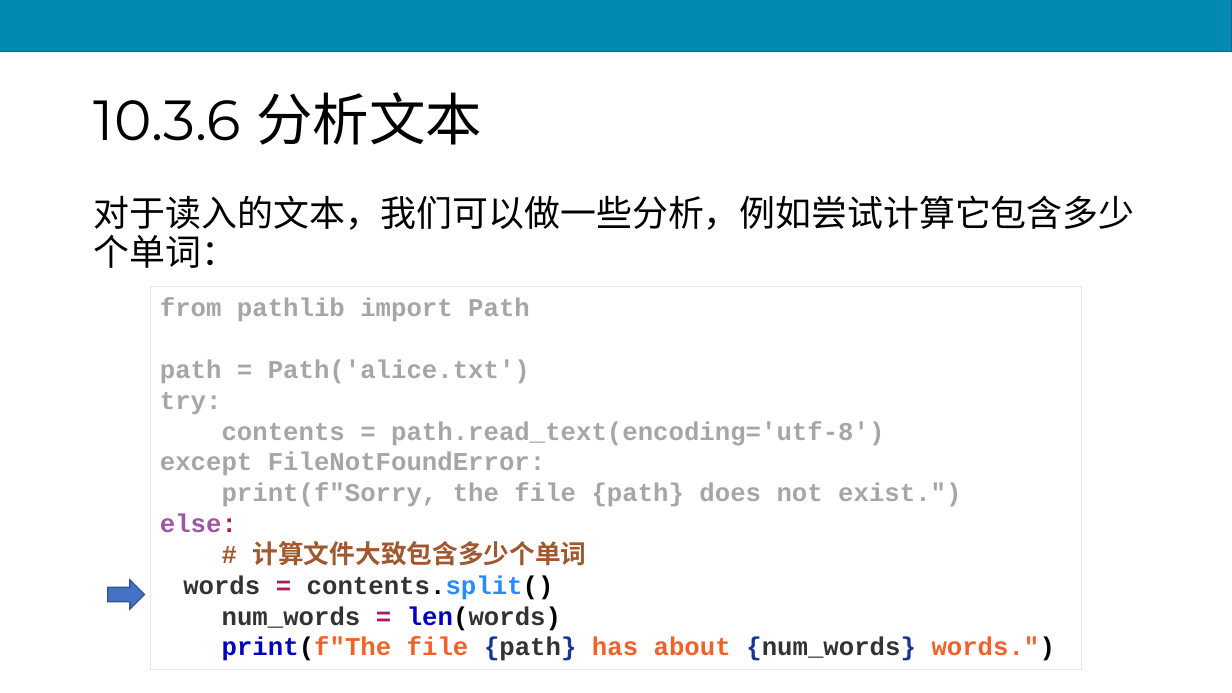
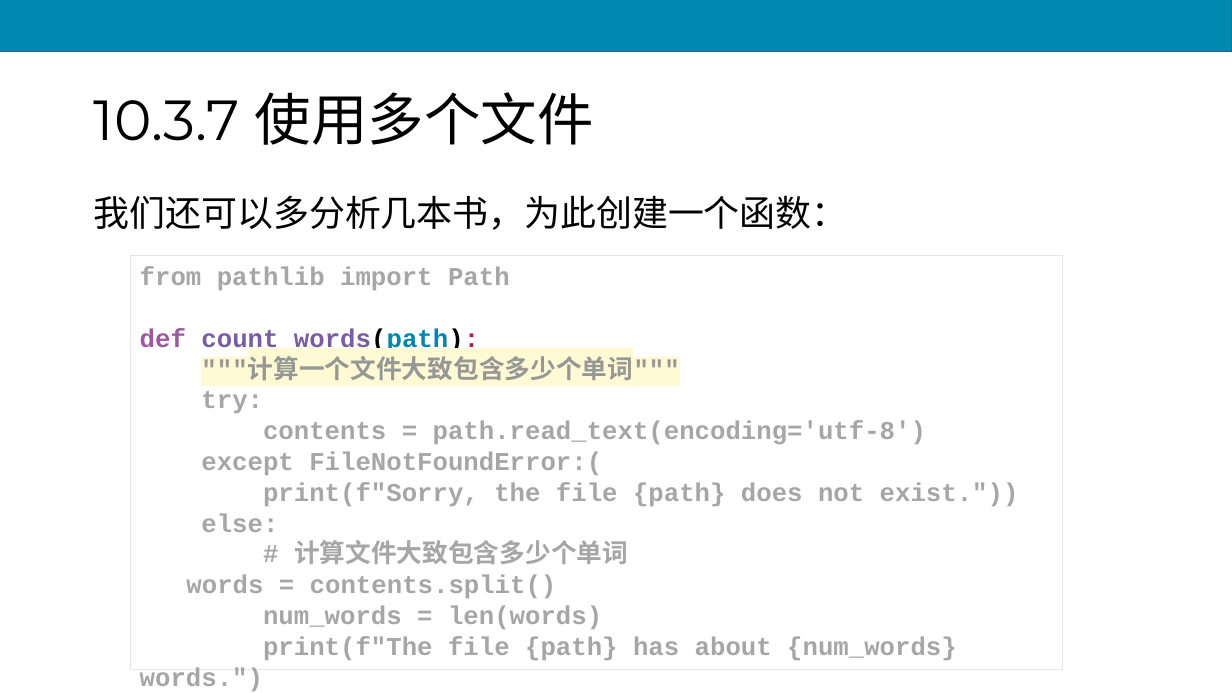
Before and after one commit to scruel/pcc_3e_slides, a slide deck: slide 84 of PPT/python10.pptx (slide 69 before the commit). Drawn at 1232x693 pixels with LibreOffice and Linux fonts; fonts in the diff are those of the drawing. Boxes give left, top, right and bottom in pixels: in the first picture for what was removed or moved away, otherwise in the second. Text is boxed around its words. In the diff, an @@ line names an element or a change of style, - is before the commit and + after.

```diff
--- a/PPT/python10.pptx
+++ b/PPT/python10.pptx
@@ title at [94,92,594,145]: text changed @@
-10.3.6 分析文本
+10.3.7 使用多个文件
@@ text at [94,195,848,230]: text changed @@
-对于读入的文本，我们可以做一些分析，例如尝试计算它包含多少个单词：
+我们还可以多分析几本书，为此创建一个函数：
@@ rectangle "from pathlib import Path def ...": place and size @@
-rectangle "from pathlib import Path def ..." at [151,287,1081,669]
+rectangle "from pathlib import Path def ..." at [130,255,1063,669]
@@ text in rectangle at [140,266,1019,660]: text changed @@
-from pathlib import Path
-path = Path('alice.txt')
-try:
-contents = path.read_text(encoding='utf-8')
-except FileNotFoundError:
-print(f"Sorry, the file {path} does not exist.")
-else:
-# 计算文件大致包含多少个单词
-words = contents.split()
-num_words = len(words)
-print(f"The file {path} has about {num_words} words.")
+from pathlib import Path
+def count_words(path):
+"""计算一个文件大致包含多少个单词"""
+try:
+contents = path.read_text(encoding='utf-8')
+except FileNotFoundError:(
+print(f"Sorry, the file {path} does not exist."))
+else:
+# 计算文件大致包含多少个单词
+words = contents.split()
+num_words = len(words)
+print(f"The file {path} has about {num_words} words.")
@@ right arrow removed at [108,580,145,610] @@
```
Also in this commit, not shown: 36 other slides changed, 32 slides added, 3 other files.
